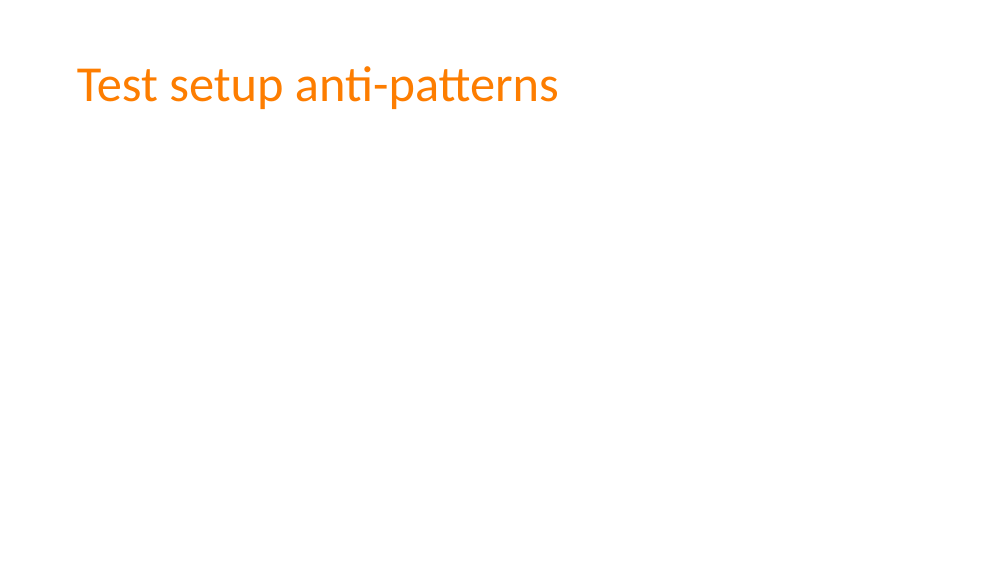
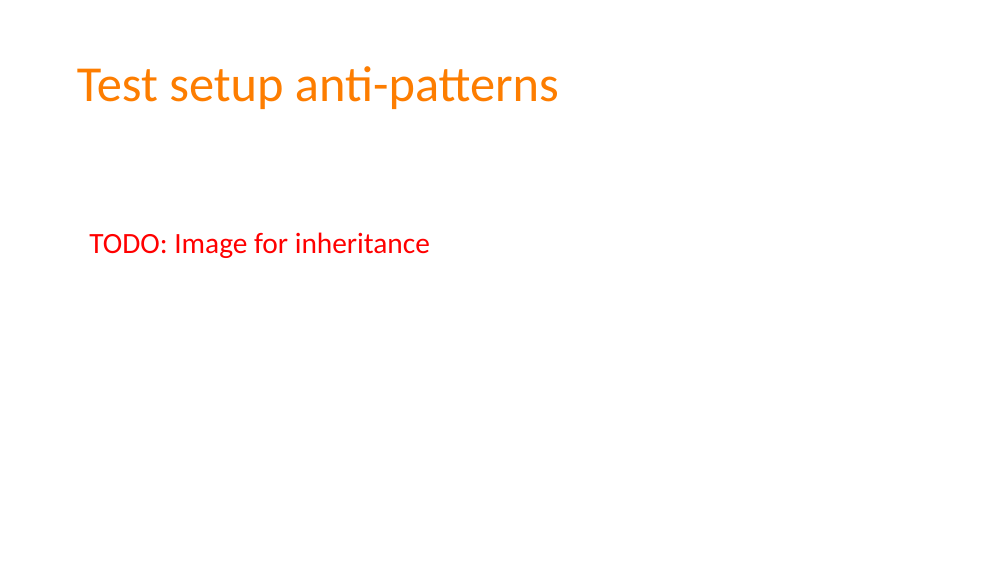
Before and after one commit to spetryjohnson/Talk-Patterns_of_Effective_Test_Setup, a slide deck: slide 24 of POETS - CodeMash 2017.pptx. Drawn at 1008x567 pixels with LibreOffice and Linux fonts; fonts in the diff are those of the drawing. Boxes give left, top, right and bottom in pixels: in the first picture for what was removed or moved away, otherwise in the second. Text is boxed around its words. In the diff, an @@ line names an element or a change of style, - is before the commit and + after.

```diff
--- a/POETS - CodeMash 2017.pptx
+++ b/POETS - CodeMash 2017.pptx
@@ text added at (89,232,430,258), 28 pt, text #FF0000 @@
+TODO: Image for inheritance
```
Also in this commit, not shown: 4 other slides changed, 9 slides added, 7 slides removed, 1 other file.
